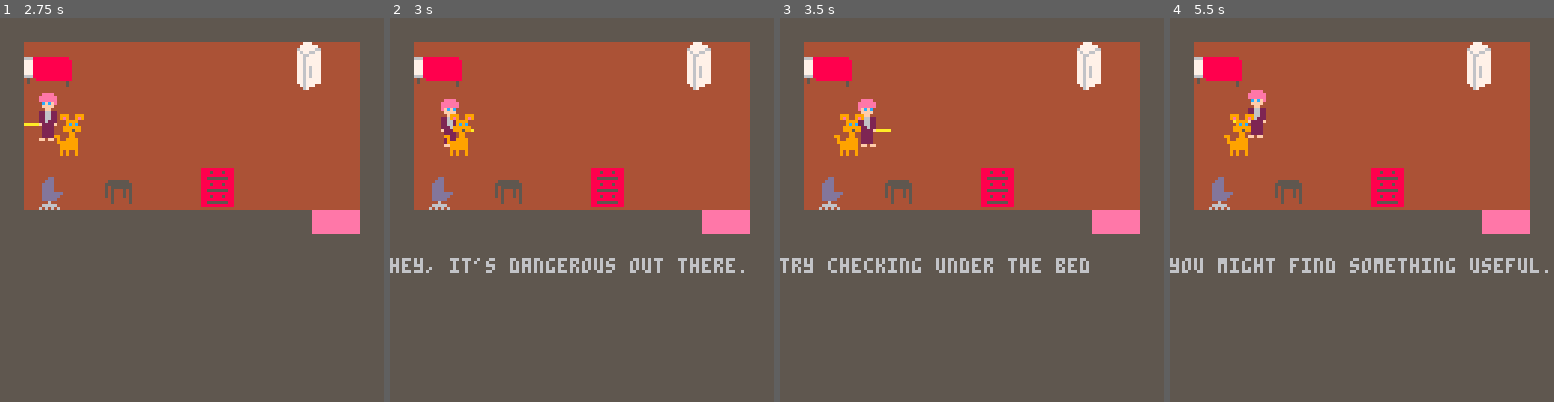
Above: before the commit, frames 1-4 (left to right).
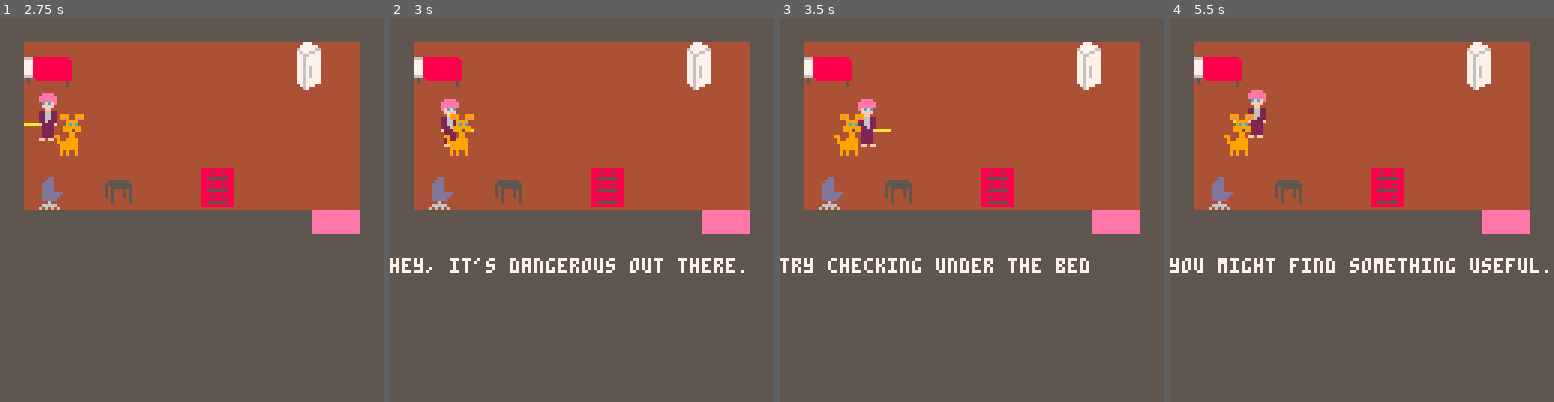
Above: after the commit, the same moments.

Repository: kuhnevan/ims-445-final-project
Game: PICO-8 cartridge final/finalproject.p8
Same seed, same stepped clock (60 frames per second), same inputs: the game is played once before the commit and once after it.
Inputs:
- Up to frame 1 (2.75 s): tap O (Z key) at 0.33, 0.7, 1.43, 2.22 s; tap X (X key) at 1.07, 2.07, 2.4, 2.73 s; hold Left 1.97-2.37 s; hold Down from 2.42 s (still down)
- Up to frame 2 (3 s): release Down at 2.82 s; hold Right from 2.87 s (still down)
- Up to frame 3 (3.5 s): keep holding Right; tap X (X key) at 3.07, 3.4 s; tap O (Z key) at 3.1 s
- Up to frame 4 (5.5 s): release Right at 3.53 s; hold Up 3.58-4.08 s; tap X (X key) every 0.33 s from 3.73 to 5.4 s; tap O (Z key) at 3.98, 4.87 s; hold Right 4.13-4.53 s; hold Down 4.58-5.08 s; hold Left from 5.13 s (still down)

Frame 1 is identical in both runs. In frame 2, 1.4% of the frame differs, in the area x 0-93%, y 62-67%; in frame 3, 1.3%; in frame 4, 1.6%, in the area x 0-99%, y 62-67%.

Commit message:
Added game loop, player death, player win

Diff:
--- a/final/finalproject.p8
+++ b/final/finalproject.p8
@@ -1,26 +1,27 @@
 pico-8 cartridge // http://www.pico-8.com
 version 16
 __lua__
-sfx(2)
 -- global variables
-mode = 0
-
-level = 0
-mapwidth = 16
-mapheight = 16
-z = 1
-
-time_t = 0
-
-cellwidth = 8
-
-player = 0
-dogtype = 1
-spidertype = 2
-rattype = 3
 -----------------------------------------------
 
--- the starting position of the player for each level
+
+-----------------------------------------------
+
+
+-----------------------------------------------
+--Initializer
+function _init()
+ sfx(2)
+ mode = 0
+ level = 0
+ mapwidth = 16
+ mapheight = 16
+ z = 1
+ time_t = 0
+ cellwidth = 8
+ screentext = ""
+ textcolor = 7
+ -- the starting position of the player for each level
 roomstart = {}
 roomstart["x"] = 1 * cellwidth
 roomstart["y"] = 2 * cellwidth
@@ -51,8 +52,7 @@
 
 levelstarts = {roomstart, level1start, level2start, level3start, level4start, level5start,
                 level6start}
------------------------------------------------
--- actor initializations
+ -- actor initializations
 
 -- initializes the player
 p1 = {
@@ -72,7 +72,6 @@
     gotmilk = false
 }
 
--- hallway 1 enemies ---------------------------------------------
 spider1 = {
     x = 24 * cellwidth,
     y = 4 * cellwidth,
@@ -80,13 +79,12 @@
     health = 3,
     sprindex = 5,
     width = 2,
-    height = 2,
+    height = 1,
     speed = .3,
     is_flipped = false,
     level = 1, -- the level that the enemy appears in
     isenemy = true
 }
-
 -- initializes the dog
 dog = {
     x = 2 * cellwidth,
@@ -117,7 +115,92 @@
     isenemy = true
 }
 
-actors = {p1, dog, spider1, rat1}
+rat2 = {
+    x = 45 * cellwidth,
+    y = 7 * cellwidth,
+    isalive = true,
+    health = 1,
+    sprindex = 2,
+    width = 2,
+    height = 1,
+    speed = 0.7,
+    is_flipped = false,
+    level = 2, -- the level that the enemy appears in
+    isenemy = true
+}
+
+rat3 = {
+    x = 45 * cellwidth,
+    y = 8 * cellwidth,
+    isalive = true,
+    health = 1,
+    sprindex = 2,
+    width = 2,
+    height = 1,
+    speed = 0.5,
+    is_flipped = false,
+    level = 2, -- the level that the enemy appears in
+    isenemy = true
+}
+
+spider2 = {
+    x = 62 * cellwidth,
+    y = 14 * cellwidth,
+    isalive = true,
+    health = 3,
+    sprindex = 5,
+    width = 2,
+    height = 1,
+    speed = .3,
+    is_flipped = false,
+    level = 3, -- the level that the enemy appears in
+    isenemy = true
+}
+
+spider3 = {
+    x = 62 * cellwidth,
+    y = 13 * cellwidth,
+    isalive = true,
+    health = 3,
+    sprindex = 5,
+    width = 2,
+    height = 1,
+    speed = .5,
+    is_flipped = false,
+    level = 3, -- the level that the enemy appears in
+    isenemy = true
+}
+
+rat4 = {
+    x = 59 * cellwidth,
+    y = 14 * cellwidth,
+    isalive = true,
+    health = 3,
+    sprindex = 2,
+    width = 2,
+    height = 1,
+    speed = .5,
+    is_flipped = false,
+    level = 3, -- the level that the enemy appears in
+    isenemy = true
+}
+
+rat5 = {
+    x = 59 * cellwidth,
+    y = 13 * cellwidth,
+    isalive = true,
+    health = 3,
+    sprindex = 2,
+    width = 2,
+    height = 1,
+    speed = .5,
+    is_flipped = false,
+    level = 3, -- the level that the enemy appears in
+    isenemy = true
+}
+
+actors = {p1, dog, spider1, rat1, rat2, rat3, spider2, spider3, rat4, rat5}
+end
 -----------------------------------------------
 -- functions
 
@@ -157,7 +240,7 @@
   dogtalk()
  elseif abs(p1.x - 10) < 10 and abs(p1.y - 10) < 10 then
   if p1.gotmilk then
-   mode = 3
+   playerwins()
   else
    p1.sprindex = 11
   end
@@ -214,6 +297,15 @@
 
 function playerdies()
  p1.sprindex = 74
+ _draw()
+ mode = 2
+ screentext = "Milk run - FAILED"
+ textcolor = 8
+end
+
+function playerwins()
+ screentext = "Milk run - SUCCESS"
+ mode = 2
 end
 
 function checkenemycollsion(actor)
@@ -399,30 +491,45 @@
  move_enemy()
 end
 
+function endgameupdate()
+ if (btnp(4)) then
+  _init()
+ end
+end
+
 function _update()
  if mode == 0 then
   titleupdate()
  elseif mode == 1 then
   gameupdate()
+ else
+  endgameupdate()
  end
 end
 
 function titledraw()
+ -- camera(0, 56 * cellwidth)
  map(0, 56, 20, 0, 8, 8)
 end
 
 function gamedraw()
  movecam()
  drawactors()
- print(dog.speechbubble, 0, 80)
- print(p1.speechbubble, p1.x - 50, 40)
+ print(dog.speechbubble, 0, 80, 7)
+ print(p1.speechbubble, p1.x - 50, 40, 7)
+end
+
+function endgamedraw()
+ print(screentext, level * 128, 10, textcolor)
 end
 
 function _draw()
  if mode == 0 then
   titledraw()
- else
+ elseif mode == 1 then
   gamedraw()
+ else
+  endgamedraw()
  end
 end
 
